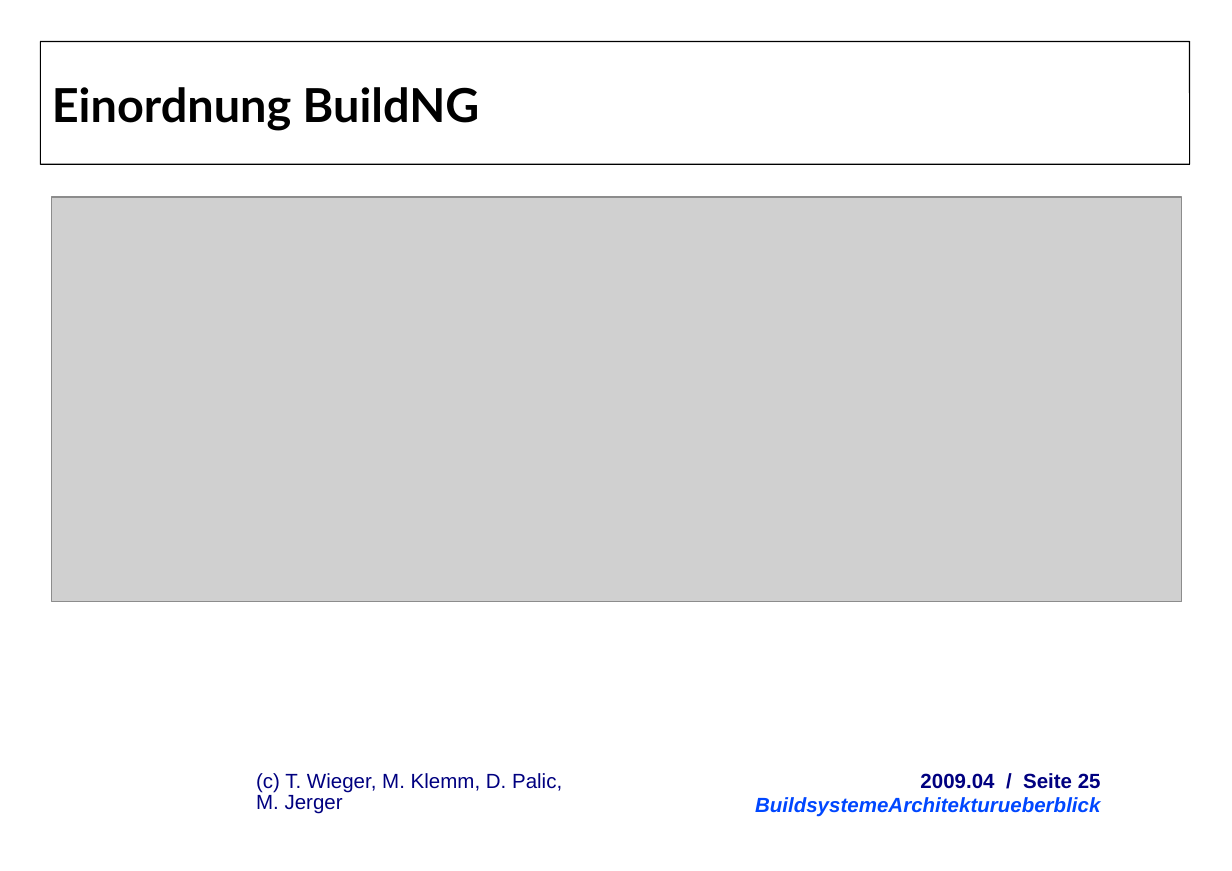
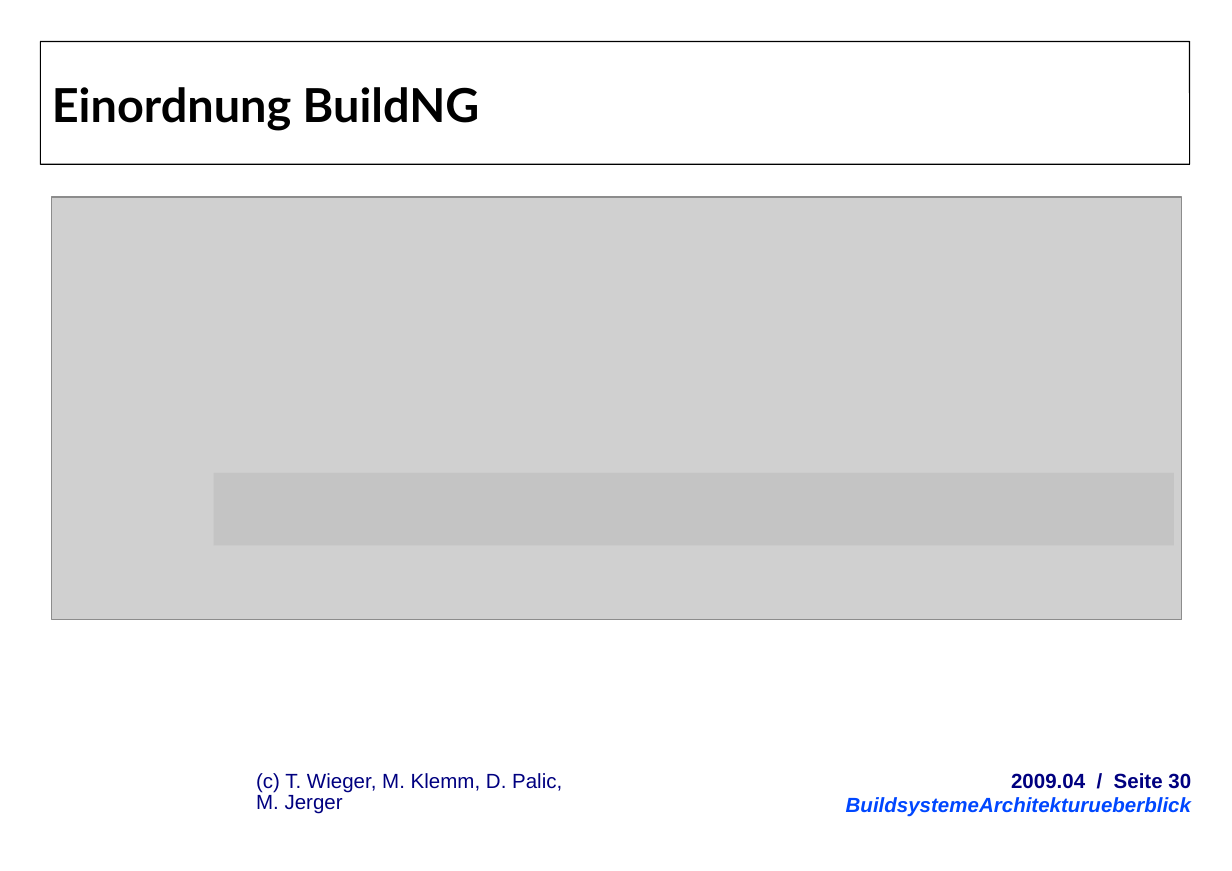
Before and after one commit to herrwieger/experttrainingbuildsystems, a slide deck: slide 30 of praesentationen/BuildsystemeArchitekturueberblick.odp (slide 25 before the commit). Drawn at 1232x871 pixels with LibreOffice and Linux fonts; fonts in the diff are those of the drawing; grey boxes stand for pictures; background and template pictures are left out. Boxes give left, top, right and bottom in pixels: in the first picture for what was removed or moved away, otherwise in the second. Text is boxed around its words. In the diff, an @@ line names an element or a change of style, - is before the commit and + after.

```diff
--- a/praesentationen/BuildsystemeArchitekturueberblick.odp
+++ b/praesentationen/BuildsystemeArchitekturueberblick.odp
@@ picture: place and size @@
-picture at (52,197,1182,602)
+picture at (52,197,1182,620)
@@ text: place and size @@
-text at (755,773,1101,817)
+text at (846,773,1191,817)
@@ text at (1011,773,1191,789): text changed @@
-2009.04 / Seite 25
+2009.04 / Seite 30
```
Also in this commit, not shown: 26 other slides changed, 6 slides added, 1 other file.
